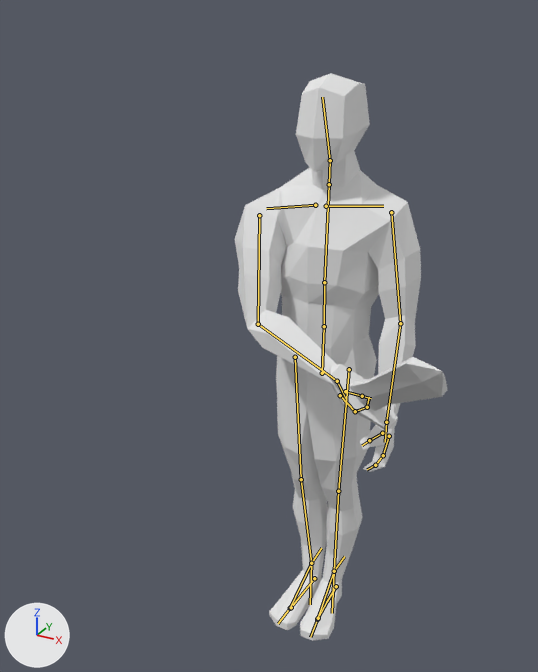
The Blender file blenderSourceFiles/newPlayer.blend as it was, and as the next commit left it.
One viewpoint serves both versions: a 50 mm camera at (0.9, -1.98, 2.04) aimed at (-0.07, -0.22, 1.16). The lights are fixed; the arrows at lower left show +X, +Y and +Z. Both versions are drawn at frame 30 of the action 'rightAttack'; the numbers are the values there. The bones that bend it are drawn over the model as lines.

The first picture shows 'Player', 'Sword'.
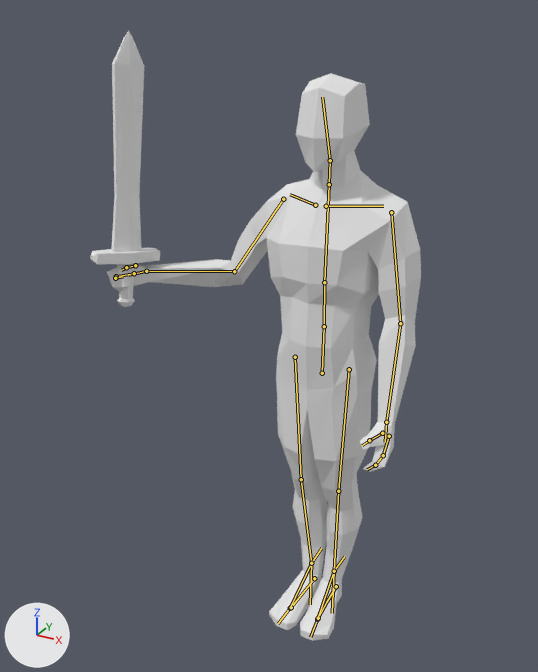
Changed parts and their boxes (x1, y1, x2, y2) in the pictures (538 x 672 px):
'Player', posed (68% wider)
    before: (235, 73, 421, 641)
    after: (107, 73, 421, 641)
'Sword', posed (42% narrower, 274% taller)
    before: (328, 357, 448, 430)
    after: (91, 31, 160, 307)
bone 'shoulder.R', root to tip
    before: (315, 205) to (266, 208)
    after: (315, 205) to (290, 194)
bone 'upper_arm.R', root to tip
    before: (259, 215) to (258, 324)
    after: (283, 199) to (234, 271)
bone 'forearm.R', root to tip
    before: (258, 324) to (337, 381)
    after: (234, 271) to (146, 271)
bone 'hand.R', root to tip
    before: (337, 381) to (346, 400)
    after: (146, 271) to (128, 275)

What the commit changed:
Bone 'shoulder.R' (bone_shoulder_r) turns from (-11, 0, 30) to (-1, 0, -6) degrees about its own x, y and z.
Bone 'upper_arm.R' (bone_upper_arm_r) turns from (67, -61, -62) to (1, 3, -27) degrees about its own x, y and z.
Bone 'forearm.R' (bone_forearm_r) turns from (43, 56, 13) to (34, 37, -34) degrees about its own x, y and z.
Bone 'hand.R' (bone_hand_r) turns from (-7, 17, 40) to (6, 19, 18) degrees about its own x, y and z.
